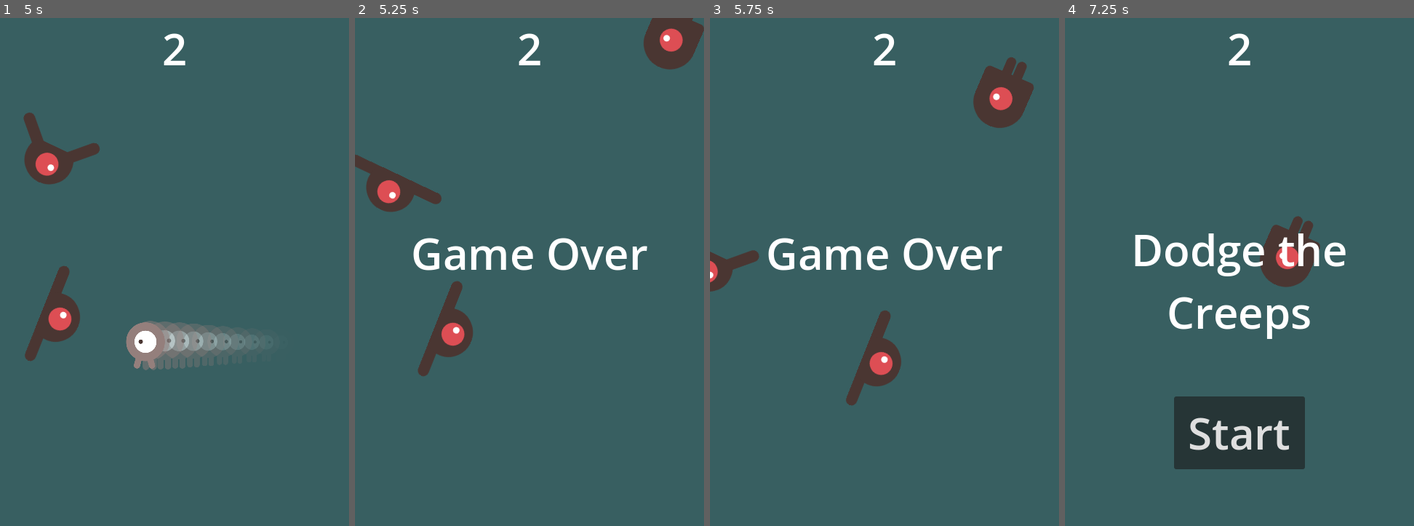
Above: before the commit, frames 1-4 (left to right).
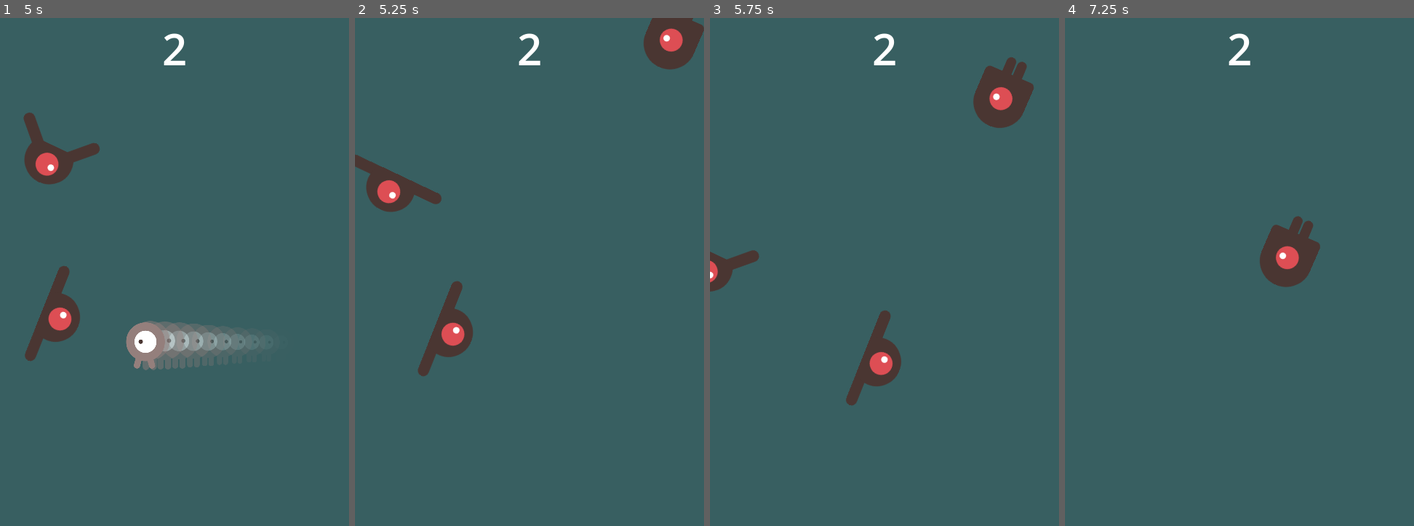
Above: after the commit, the same moments.

Repository: Kris0211/commando
Game: Godot game, scene res://ExampleProject/dodge_the_creeps/Main.tscn
Two runs of this game, one before a commit and one after it. Both use one fixed random seed, a clock stepped at 60 frames per second and the inputs below. Sound files missing from this copy of the repository are replaced by a short silence.
Inputs (mouse positions are in pixels of both pictures, inside the frame that each line leads up to):
- Up to frame 1 (5 s): click "Start" at 0.5 s; tap Enter at 1.25 s; move the mouse to (251, 251) at 1.27 s; hold D (move_right) 1.28-2 s; tap X at 1.35, 4.35 s; click (251, 251) at 1.42 s; drag from (104, 307) to (157, 383) at 2.02 s; tap Space at 2.75 s; move the mouse to (209, 165) at 2.77 s; hold D (move_right) 2.78-3.5 s; tap V at 2.85 s; drag from (157, 383) to (69, 200) at 3.52 s; move the mouse to (279, 358) at 4.27 s; hold A (move_left) from 4.28 s (still down)
- Up to frame 2 (5.25 s): release A (move_left) at 5 s; drag from (424, 200) to (501, 343) at 5.02 s
- Up to frame 3 (5.75 s): no input
- Up to frame 4 (7.25 s): move the mouse to (1256, 282) at 5.77 s; hold S (move_down) 5.78-6.5 s; tap V at 5.85 s; click (1256, 282) at 5.92 s; drag from (1187, 150) to (1169, 307) at 6.52 s

Frame 1 is identical in both runs. In frame 2, 1.5% of the frame differs, in the area x 16-84%, y 43-50%; in frame 3, 1.5%; in frame 4, 7.9%, in the area x 20-81%, y 42-89%.

Commit message:
Update HUD.tscn

Diff:
--- a/ExampleProject/dodge_the_creeps/HUD.tscn
+++ b/ExampleProject/dodge_the_creeps/HUD.tscn
@@ -1,11 +1,10 @@
-[gd_scene load_steps=20 format=3 uid="uid://ccqoreueuxdb7"]
+[gd_scene load_steps=18 format=3 uid="uid://ccqoreueuxdb7"]
 
 [ext_resource type="Script" uid="uid://cfh0uemni1gb7" path="res://ExampleProject/dodge_the_creeps/HUD.gd" id="1_ak5qx"]
 [ext_resource type="Script" uid="uid://nrxqi5vgjem8" path="res://addons/commando/commands/game_event.gd" id="2_ny1b2"]
 [ext_resource type="Script" uid="uid://cdhv2rc7v2g18" path="res://addons/commando/commands/command.gd" id="3_74vey"]
 [ext_resource type="Script" uid="uid://b4somc38metbg" path="res://addons/commando/commands/custom/on_start_game.gd" id="4_cpgo2"]
 [ext_resource type="Script" uid="uid://7j77xtagbu1p" path="res://addons/commando/commands/advanced/custom_command.gd" id="5_5hd11"]
-[ext_resource type="Script" uid="uid://bybuxuyff422g" path="res://addons/commando/commands/advanced/invoke_method.gd" id="6_5hd11"]
 [ext_resource type="Script" uid="uid://df7lc4xxbcuo6" path="res://addons/commando/commands/flow/wait_for_signal.gd" id="7_ih1sv"]
 [ext_resource type="Script" uid="uid://n1yrwm06bkk5" path="res://addons/commando/commands/gui/set_label_text.gd" id="8_vww28"]
 [ext_resource type="Script" uid="uid://cfgreeaifh1wq" path="res://addons/commando/commands/gui/toggle_control_visibility.gd" id="9_ih1sv"]
@@ -20,11 +19,6 @@
 [sub_resource type="Resource" id="Resource_44m3l"]
 script = ExtResource("5_5hd11")
 custom_script = ExtResource("4_cpgo2")
-
-[sub_resource type="Resource" id="Resource_f888y"]
-script = ExtResource("6_5hd11")
-source_node = NodePath("..")
-method_name = "show_message"
 
 [sub_resource type="Resource" id="Resource_1q1qg"]
 script = ExtResource("7_ih1sv")
@@ -105,7 +99,7 @@
 
 [node name="GameOverEvent" type="Node" parent="."]
 script = ExtResource("2_ny1b2")
-event_commands = Array[ExtResource("3_74vey")]([SubResource("Resource_f888y"), SubResource("Resource_1q1qg"), SubResource("Resource_y2w0k"), SubResource("Resource_vww28"), SubResource("Resource_qi2gk"), SubResource("Resource_4w5uh")])
+event_commands = Array[ExtResource("3_74vey")]([SubResource("Resource_1q1qg"), SubResource("Resource_y2w0k"), SubResource("Resource_vww28"), SubResource("Resource_qi2gk"), SubResource("Resource_4w5uh")])
 metadata/_custom_type_script = "uid://nrxqi5vgjem8"
 
 [connection signal="timeout" from="MessageTimer" to="." method="_on_MessageTimer_timeout"]
